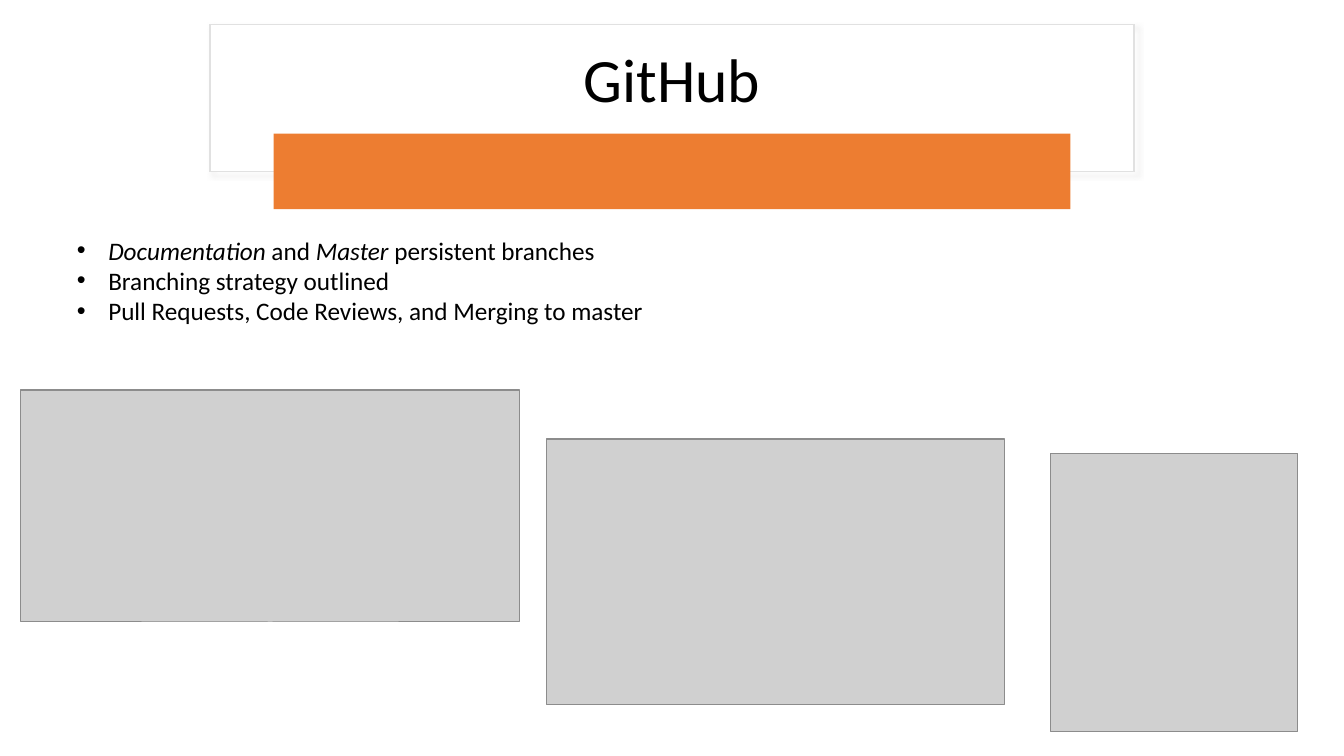
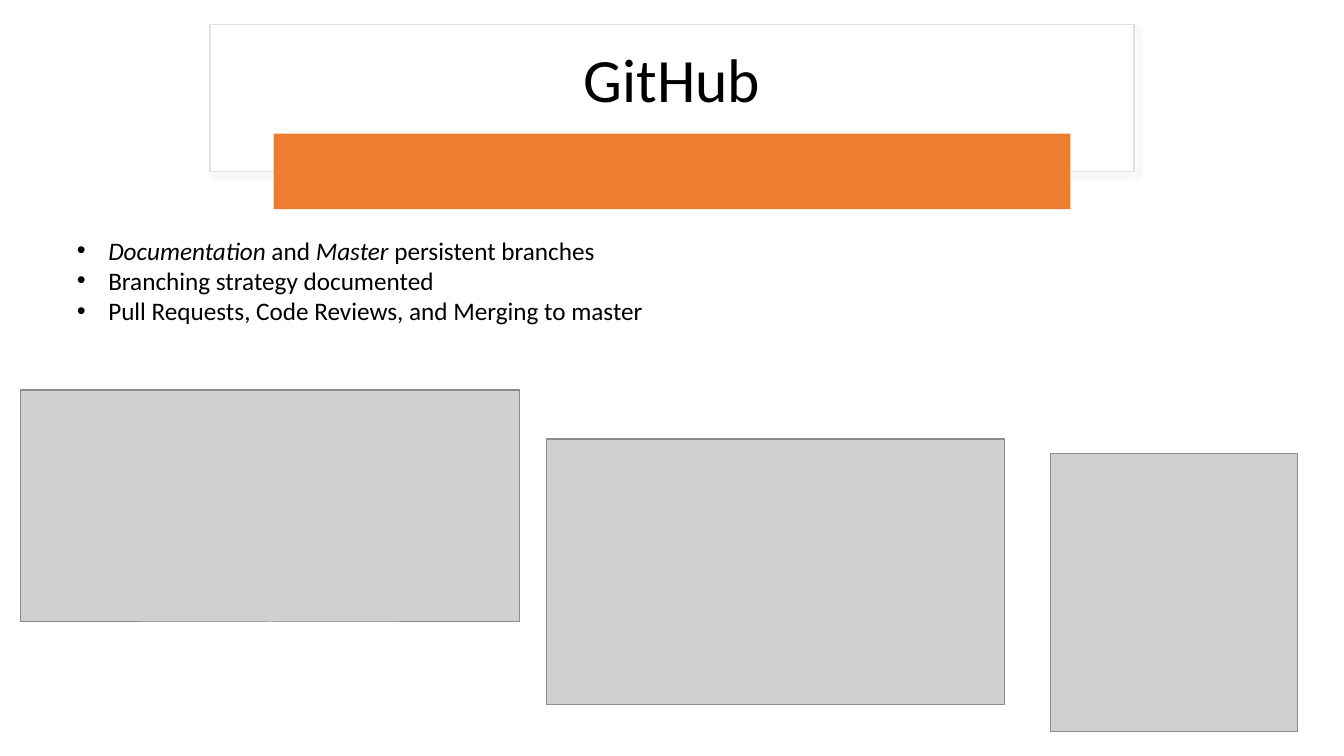
Before and after one commit to rlennon/ConnachtUni, a slide deck: slide 6 of documentation/Demonstrations/Connacht_University_TeamDC.pptx. Drawn at 1344x756 pixels with LibreOffice and Linux fonts; fonts in the diff are those of the drawing; grey boxes stand for pictures. Boxes give left, top, right and bottom in pixels: in the first picture for what was removed or moved away, otherwise in the second. Text is boxed around its words. In the diff, an @@ line names an element or a change of style, - is before the commit and + after.

```diff
--- a/documentation/Demonstrations/Connacht_University_TeamDC.pptx
+++ b/documentation/Demonstrations/Connacht_University_TeamDC.pptx
@@ text at (x1=108, y1=272, x2=434, y2=295): text changed @@
-• Branching strategy outlined
+• Branching strategy documented
```
Also in this commit, not shown: 7 other slides changed, 2 slides added.
